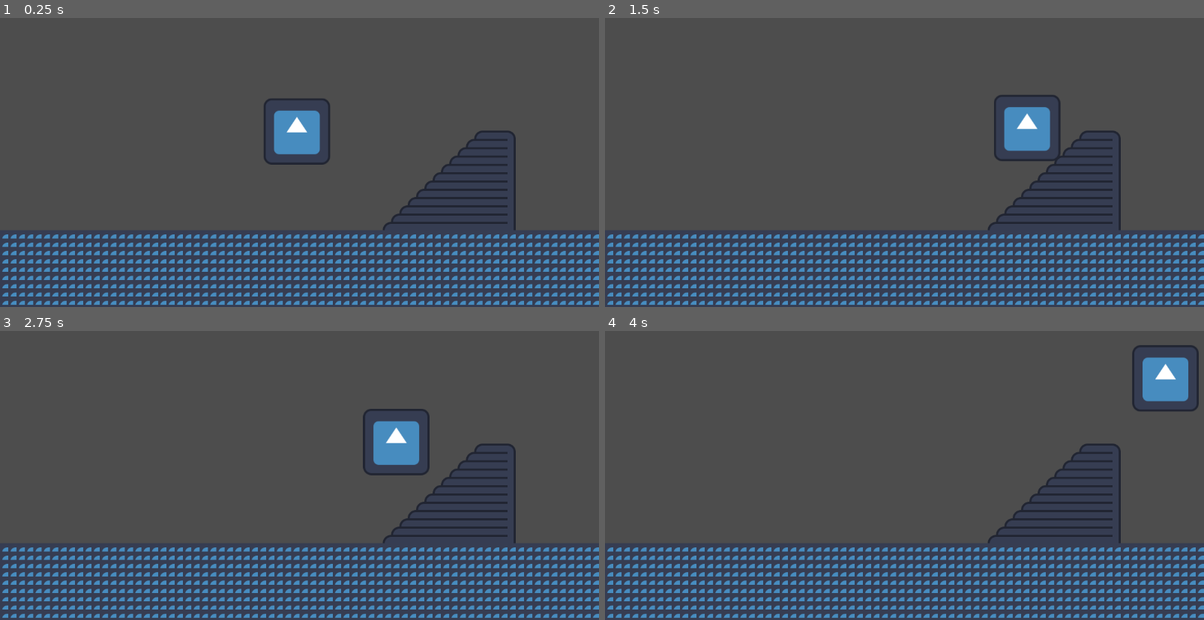
Above: before the commit, frames 1-4 (two rows, left to right).
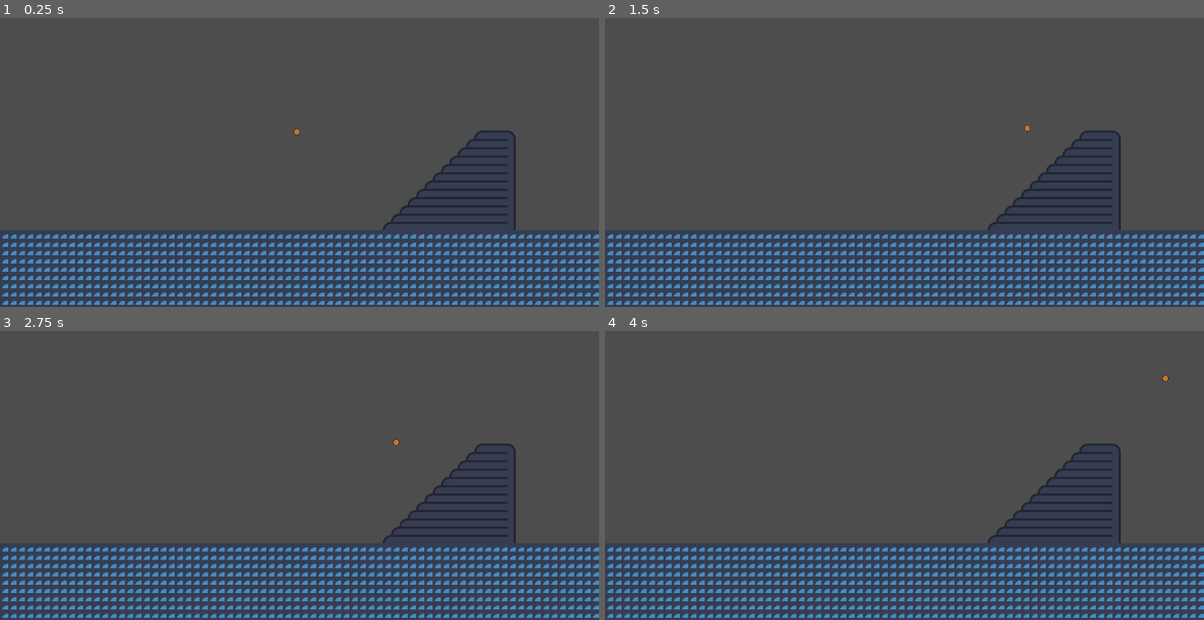
Above: after the commit, the same moments.

Repository: anilbeter/godot-tutos
Game: Godot game, scene res://scenes/intro.tscn
Same seed, same stepped clock (60 frames per second), same inputs: the game is played once before the commit and once after it. The engine's default icon, where the game draws it, is replaced by a stand-in: a white triangle on a blue panel in a dark square.
Inputs:
- Up to frame 1 (0.25 s): no input
- Up to frame 2 (1.5 s): hold D (move_right) from 0.53 s (still down); tap Space (jump) at 0.77 s
- Up to frame 3 (2.75 s): tap Space (jump) at 1.52 s; release D (move_right) at 2.03 s; hold A (move_left) from 2.03 s (still down)
- Up to frame 4 (4 s): release A (move_left) at 2.78 s; hold D (move_right) from 2.78 s (still down); tap Space (jump) at 3.02, 3.77 s

The runs differ from the first frame. In frame 1, 1.5% of the frame differs, in the area x 44-56%, y 27-51%; in frame 2, 1.5%; in frame 3, 1.5%; in frame 4, 1.5%.

Commit message:
create AtlasTexture for crop and set new player texture

Diff:
--- a/project.godot
+++ b/project.godot
@@ -36,3 +36,7 @@
 "events": [Object(InputEventKey,"resource_local_to_scene":false,"resource_name":"","device":-1,"window_id":0,"alt_press …(191 unchanged characters)…
 ]
 }
+
+[rendering]
+
+textures/canvas_textures/default_texture_filter=0
--- a/scenes/player.tscn
+++ b/scenes/player.tscn
@@ -1,10 +1,14 @@
-[gd_scene load_steps=4 format=3 uid="uid://ntt86ld10cn7"]
+[gd_scene load_steps=5 format=3 uid="uid://ntt86ld10cn7"]
 
-[ext_resource type="Texture2D" uid="uid://bgdmhadrs5hdh" path="res://icon.svg" id="1_7d7bj"]
 [ext_resource type="Script" path="res://scripts/player.gd" id="1_75xs4"]
+[ext_resource type="Texture2D" uid="uid://dt5mjk0opiplt" path="res://resources/assets/level_design_blocks.png" id="2_kvvlh"]
 
 [sub_resource type="RectangleShape2D" id="RectangleShape2D_5h45u"]
 size = Vector2(122, 120.5)
+
+[sub_resource type="AtlasTexture" id="AtlasTexture_dlh0m"]
+atlas = ExtResource("2_kvvlh")
+region = Rect2(0, 0, 16, 16)
 
 [node name="player" type="CharacterBody2D"]
 position = Vector2(-5, -43)
@@ -15,4 +19,4 @@
 shape = SubResource("RectangleShape2D_5h45u")
 
 [node name="Sprite2D" type="Sprite2D" parent="."]
-texture = ExtResource("1_7d7bj")
+texture = SubResource("AtlasTexture_dlh0m")
Not shown, added: resources/assets/bg_0_sky.png.import
Not shown, added: resources/assets/bg_1_mountains.png.import
Not shown, added: resources/assets/bg_2_water.png.import
Not shown, added: resources/assets/bg_3_clouds.png.import
Not shown, added: resources/assets/bg_4_hills.png.import
Not shown, added: resources/assets/bg_5_trees.png.import
Not shown, added: resources/assets/bounce_tile_sprite_sheet.png.import
Not shown, added: resources/assets/level_design_blocks.png.import
Not shown, added: resources/assets/lil_reaper_sprite_sheet.png.import
Not shown, added: resources/assets/main_player_sprite_sheet.png.import
Not shown, added: resources/assets/tileset.png.import
Not shown, added: resources/audio/door open 7.wav.import
(and 8 more such lines)
